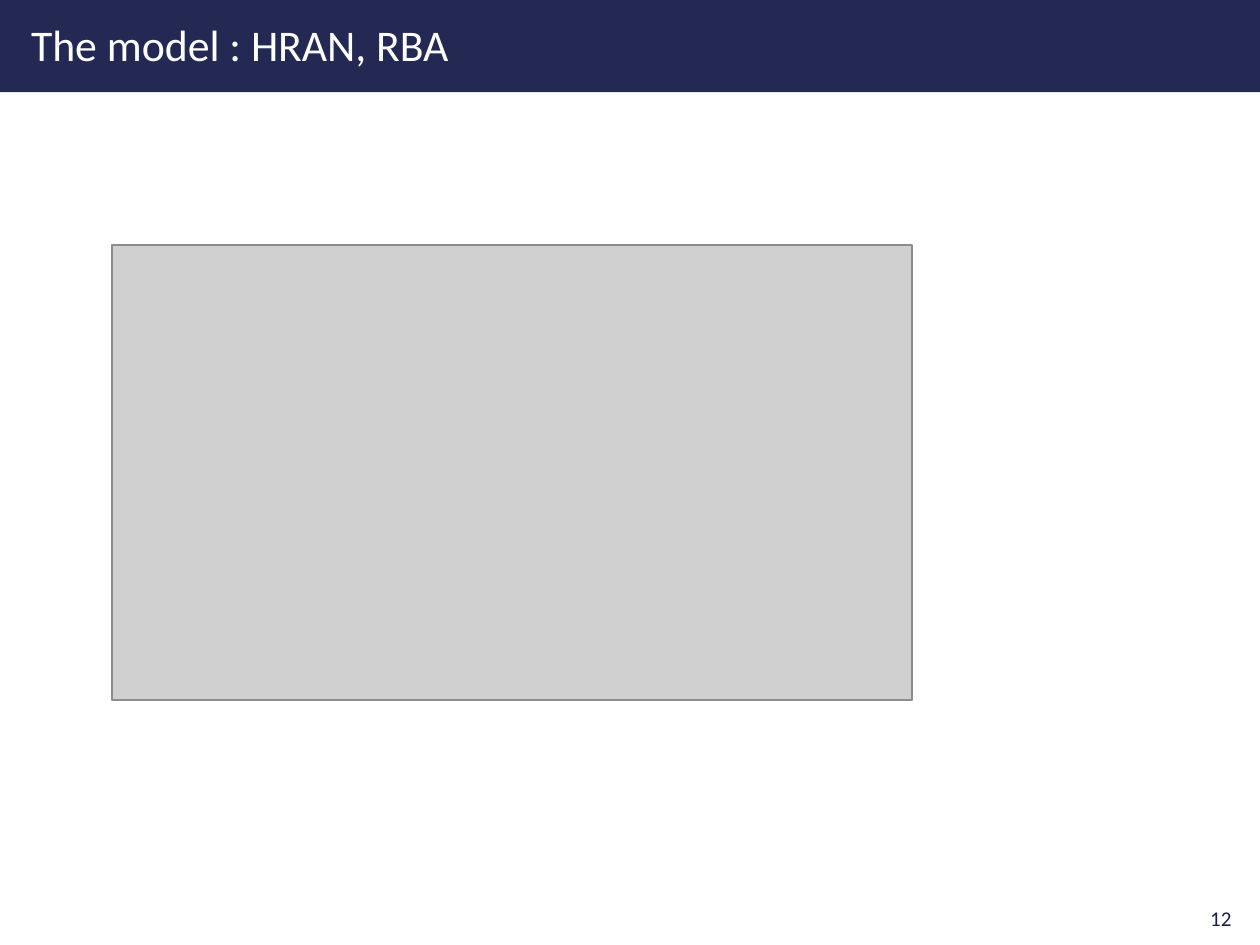
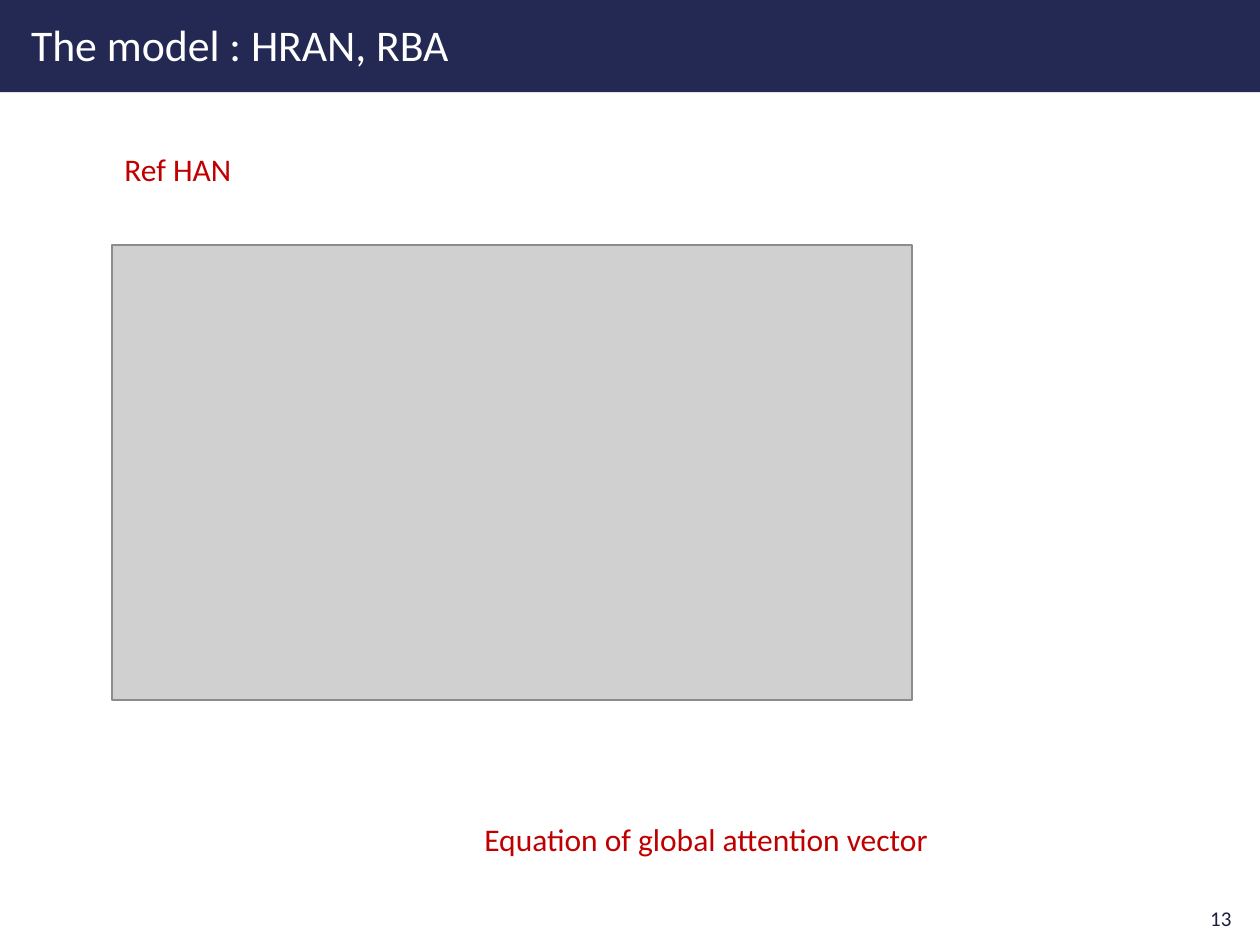
Before and after one commit to clara-gdef/defense, a slide deck: slide 14 of defense.pptx (slide 13 before the commit). Drawn at 1260x945 pixels with LibreOffice and Linux fonts; fonts in the diff are those of the drawing; grey boxes stand for pictures; background and template pictures are left out. Boxes give left, top, right and bottom in pixels: in the first picture for what was removed or moved away, otherwise in the second. Text is boxed around its words. In the diff, an @@ line names an element or a change of style, - is before the commit and + after.

```diff
--- a/defense.pptx
+++ b/defense.pptx
@@ text added at (124, 159, 231, 182), 18 pt, text #C00000 @@
+Ref HAN
@@ text added at (484, 829, 928, 857), 18 pt, text #C00000 @@
+Equation of global attention vector
@@ page number at (1210, 912, 1231, 926): text changed @@
-12
+13
```
Also in this commit, not shown: 6 other slides changed, 7 slides added, 4 slides removed, 2 other files.
